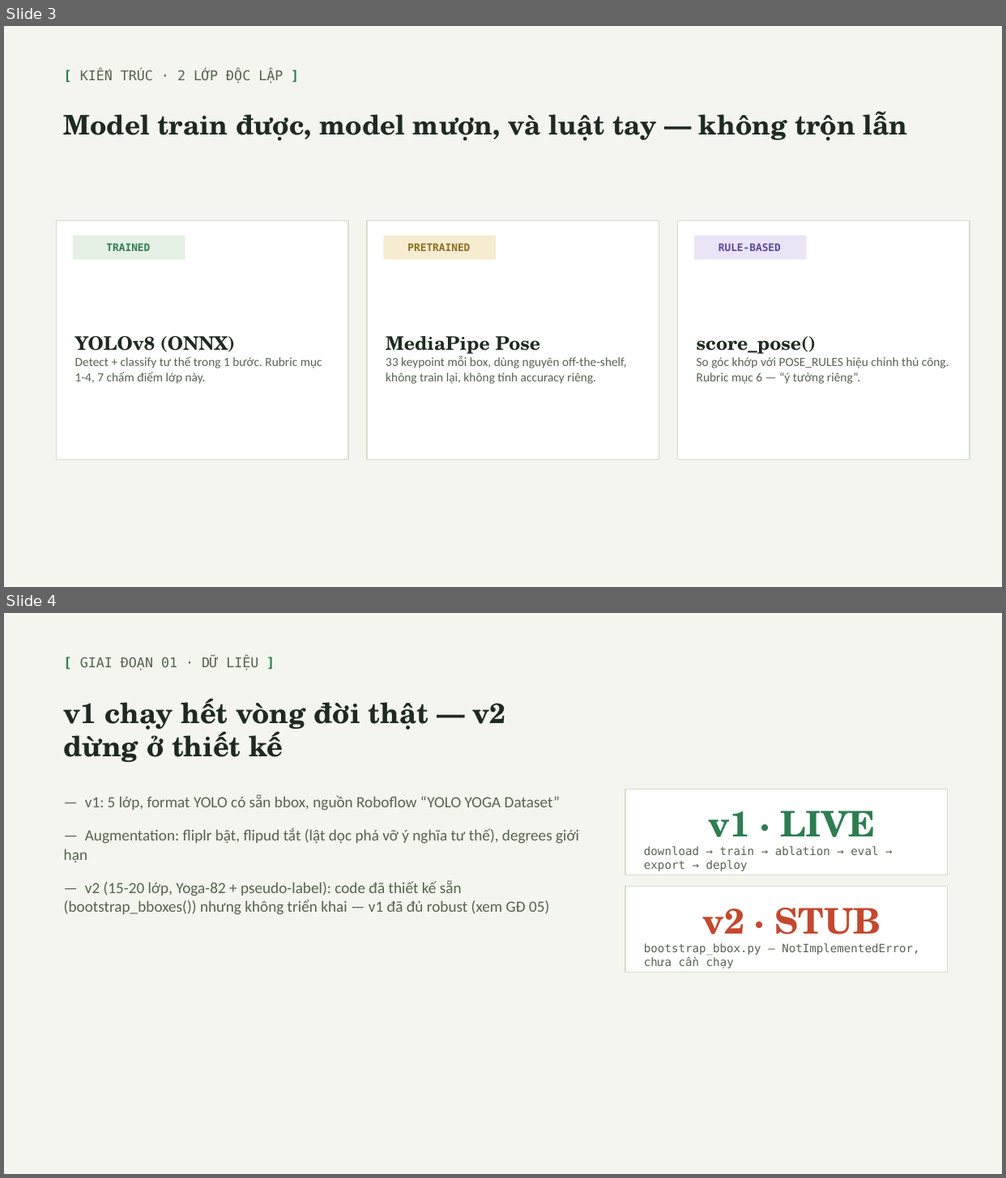
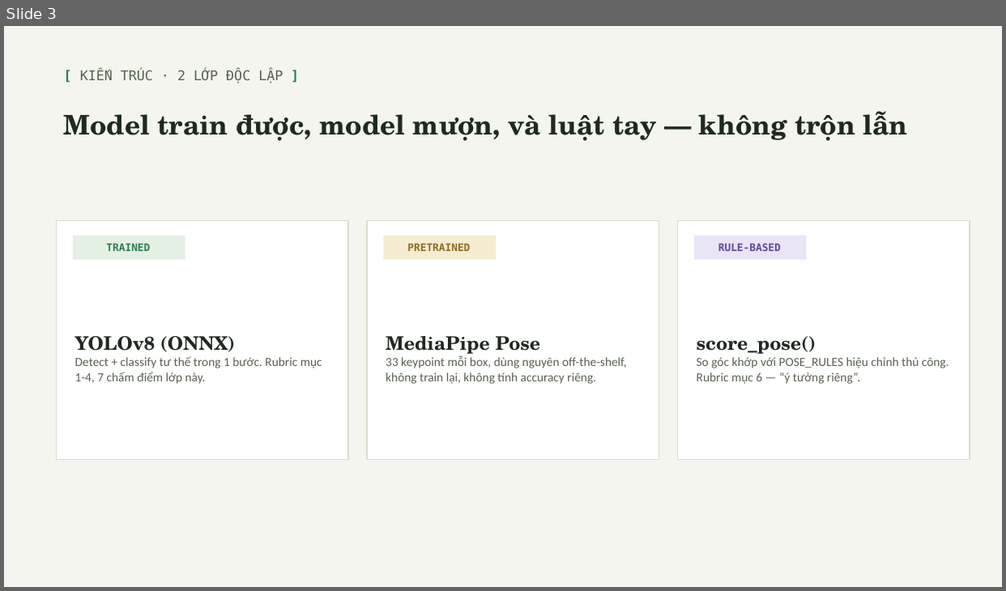
Before and after one commit to tom-the-prgrmr/computer-vision-project, a slide deck: docs/slides/presentation.pptx. Shown one above the other, each under a label of ours: slides 3 and 4 before the commit, slide 3 after it. The pictures are 1006x1178 and 1006x591 pixels, drawn with LibreOffice and Linux fonts; fonts in the diff are those of the drawing. Boxes give left, top, right and bottom in pixels: in the first picture for what was removed or moved away, otherwise in the second. Text is boxed around its words. In the diff, an @@ line names an element or a change of style, - is before the commit and + after.

```diff
--- a/docs/slides/presentation.pptx
+++ b/docs/slides/presentation.pptx
@@ slide 4 removed at (4,613,1002,1174), background #F3F5EE @@
@@ text removed at (80,656,258,671) @@
-[ GIAI ĐOẠN 01 · DỮ LIỆU ]
@@ text removed at (64,698,506,762) @@
-v1 chạy hết vòng đời thật — v2 dừng ở thiết kế
@@ text removed at (64,795,579,915) @@
-— v1: 5 lớp, format YOLO có sẵn bbox, nguồn Roboflow “YOLO YOGA Dataset”
-— Augmentation: fliplr bật, flipud tắt (lật dọc phá vỡ ý nghĩa tư thế), degrees giới hạn
-— v2 (15-20 lớp, Yoga-82 + pseudo-label): code đã thiết kế sẵn (bootstrap_bboxes()) nhưng không triển khai — v1 đã đủ robust (xem GĐ 05)
@@ rectangle removed at (625,789,948,875) @@
-v1 · LIVE
-download → train → ablation → eval → export → deploy
@@ rectangle removed at (625,886,948,973) @@
-v2 · STUB
-bootstrap_bbox.py — NotImplementedError, chưa cần chạy
```
Also in this commit, not shown: 1 slide changed, 5 slides added, 4 other slides removed, 11 other files.
